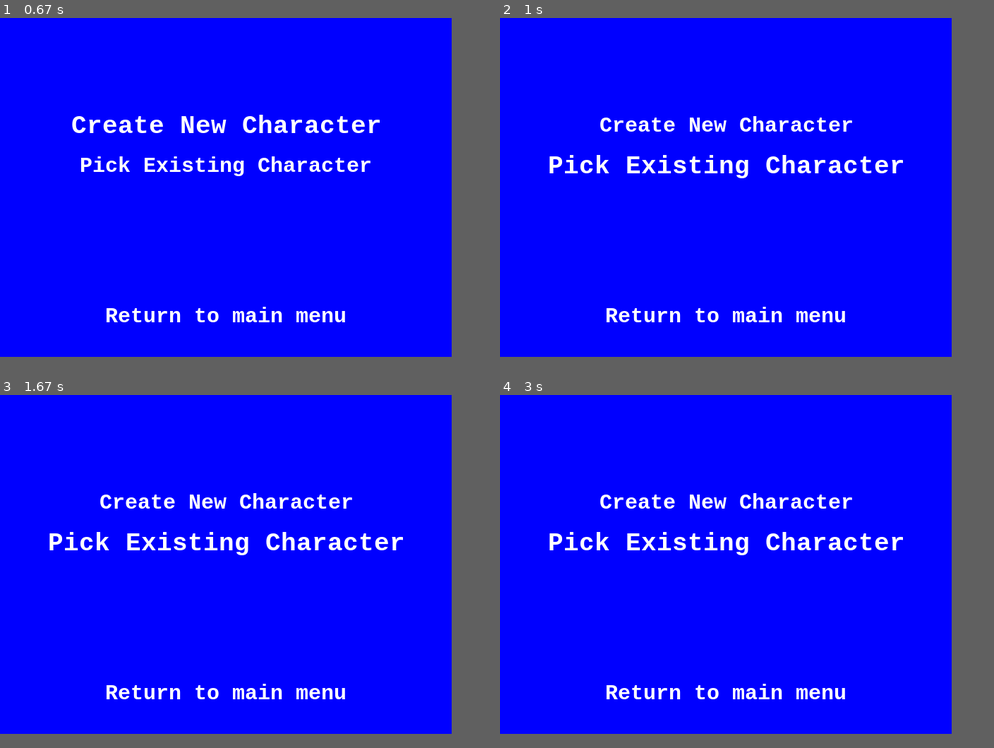
Above: before the commit, frames 1-4 (two rows, left to right).
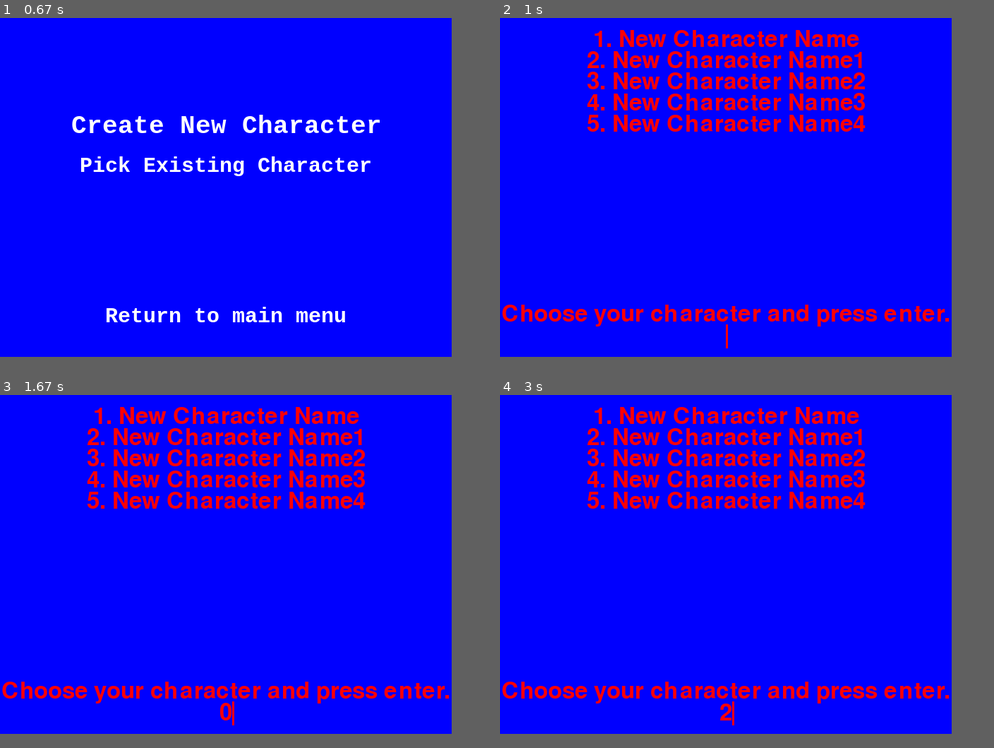
Above: after the commit, the same moments.

Repository: MrVanD/Pygame-Modules
Game: pygame game, started from main.py
The game is run twice, just before and just after one commit, with the same random seed, the same clock (stepped at 60 frames per second) and the same inputs.
Inputs (mouse positions are in pixels of both pictures, inside the frame that each line leads up to):
- Up to frame 1 (0.67 s): click (227, 123) at 0.38 s
- Up to frame 2 (1 s): click (727, 166) at 0.72 s
- Up to frame 3 (1.67 s): tap Enter at 1 s; tap 0 at 1.33 s
- Up to frame 4 (3 s): hold Backspace 2.22-2.68 s; tap 2 at 2.77 s

Frame 1 is identical in both runs. In frame 2, 10% of the frame differs, in the area x 0-91%, y 3-94%; in frame 3, 10%; in frame 4, 10%.

Commit message:
- Picking characters now displays all existing characters. - Picking characters allows for user input of a character number.

Diff:
--- a/main.py
+++ b/main.py
@@ -360,6 +360,74 @@
                                         str(character_list[character][2])+"\n"
                                 file.write(entry)
 
+                    elif button.action == GameState.ChooseCharacter:
+                        # Create a dictionary with the character details.
+                        with open("Character List.txt", "r") as file:
+                            for line in file:                                       # Iterate over each line
+                                character, shmup, dodge, td = line.split("|")       # Split up each line into individual blocks
+                                shmup = int(shmup)                                  # Set each score to an integer
+                                dodge = int(dodge)
+                                td = int(td)
+                                games = [shmup,dodge,td]                            # Collate all scores into an array
+                                character_list[character] = games                   # Add data to the character dictionary
+                        # Create a loop until a character choice is made
+                        chosen = False
+                        # Setup some variables and statics
+                        char_height = FONT_SIZE
+                        font = pygame.font.SysFont(None, 48)                    # Set the font
+                        # Create instructions
+                        instruction = "Choose your character and press enter."
+                        answer = ""
+                        while chosen == False:
+                            # Refresh the screen with a blue fill
+                            screen.fill(colours["BLUE"])
+                            # Loop over each character in the dictionary and display them on the screen.
+                            char_index = 1
+                            for character in character_list:
+                                text = str(char_index)+". "+character
+                                img = font.render(text, True, colours["RED"])
+                                rect_text = img.get_rect()
+                                rect_text.center = (WIDTH/2, char_height*char_index)
+                                screen.blit(img, rect_text)
+                                char_index += 1
+                            # Output instructions and set instruction box size
+                            instr = font.render(instruction, True, colours["RED"])    # Create the render of the instructions
+                            rect_inst = instr.get_rect()                            # Get the rectangle of the instructions
+                            rect_inst.center = (WIDTH/2, HEIGHT - FONT_SIZE*2)                  # Set the center of the rectangle
+                            # Handle button presses
+                            for event in pygame.event.get():
+                                if event.type == KEYDOWN:
+                                    if event.key == pygame.K_BACKSPACE:
+                                        if len(answer) > 0:
+                                            answer = answer[:-1]
+                                    elif event.key == K_RETURN:
+                                        if len(answer) == 1:
+                                            # Character chosen, return the character chosen
+                                            chosen = True
+                                        else:
+                                            print("error in chosen character")
+                                    else:
+                                        answer += event.unicode
+                                        # If length of name is longer than the screen size, trim down the name.
+                                        if ans.get_rect().width > WIDTH-48:
+                                            print(ans.get_rect().width)
+                                            answer = answer[:-1]
+                            # Generate the render and box for the answer
+                            ans = font.render(answer, True, colours["RED"])
+                            rect_ans = ans.get_rect()
+                            rect_ans.center = (WIDTH/2, HEIGHT-FONT_SIZE)
+
+                            # Update the display
+                            cursor = Rect(rect_inst.topright, (3, rect_inst.height))          # Set where the cursor is set
+                            cursor.topleft = rect_ans.topright
+                            screen.blit(instr, rect_inst)
+                            screen.blit(ans, rect_ans)
+
+                            if time.time() % 1 > 0.5:
+                                pygame.draw.rect(screen, colours["RED"], cursor)
+                            pygame.display.update()
+
+
 
                 """
                 # Run the code to deal with the buttons presses
